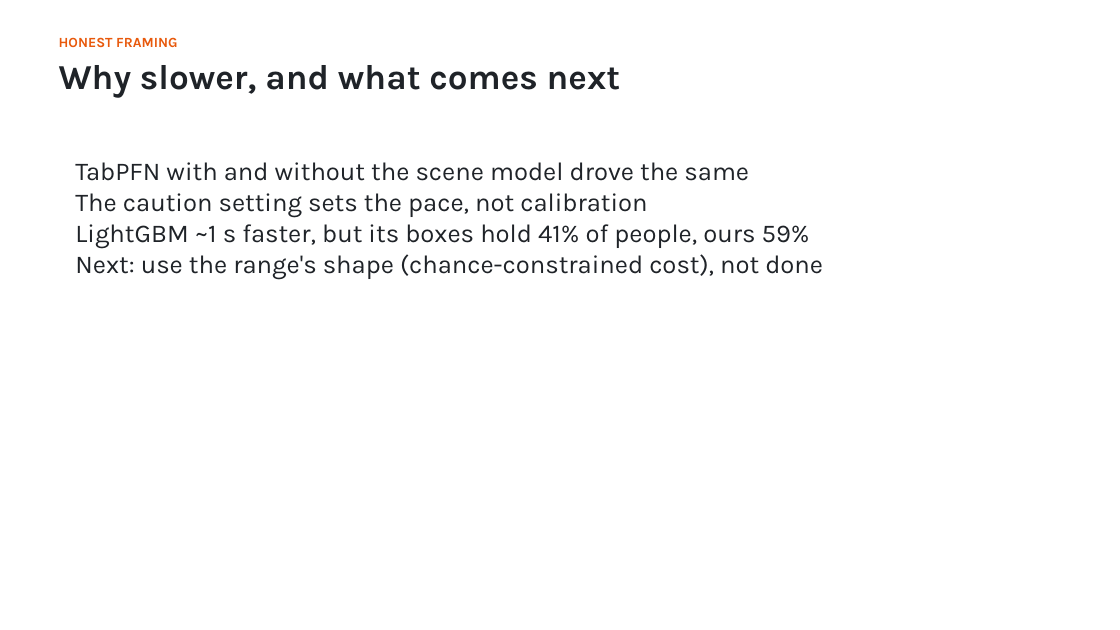
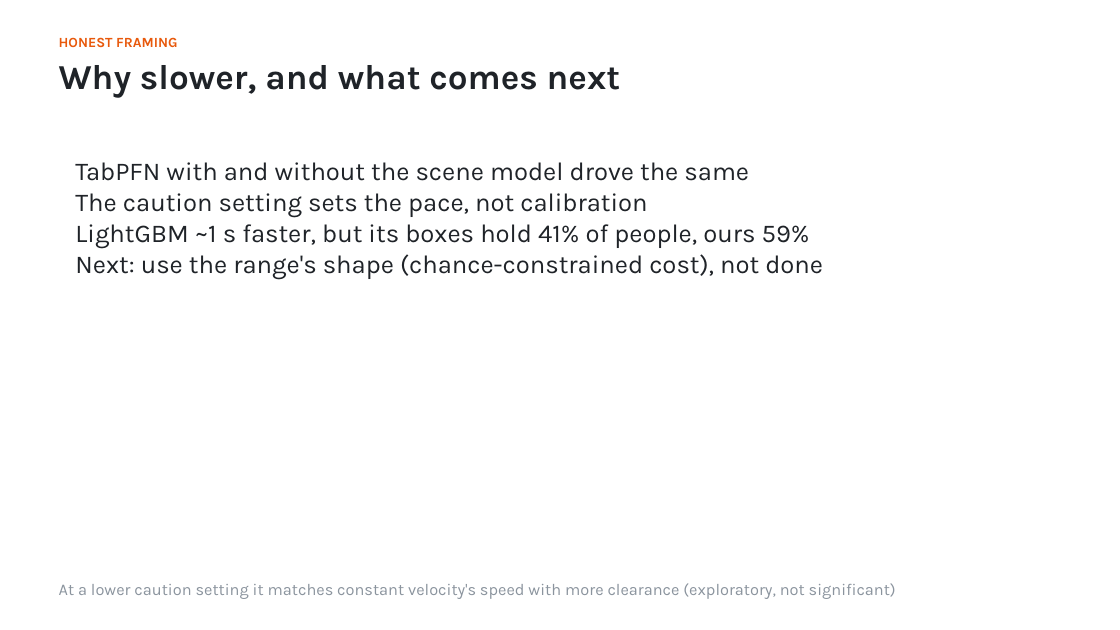
Before and after one commit to shiinalight/Foresight, a slide deck: slide 11 of deck/Foresight.pptx. Drawn at 1120x630 pixels with LibreOffice and Linux fonts; fonts in the diff are those of the drawing. Boxes give left, top, right and bottom in pixels: in the first picture for what was removed or moved away, otherwise in the second. Text is boxed around its words. In the diff, an @@ line names an element or a change of style, - is before the commit and + after.

```diff
--- a/deck/Foresight.pptx
+++ b/deck/Foresight.pptx
@@ text added at box(59, 583, 896, 599), 14 pt, text #8B949E @@
+At a lower caution setting it matches constant velocity's speed with more clearance (exploratory, not significant)
```
Also in this commit, not shown: 1 other slide changed, 2 other files.
